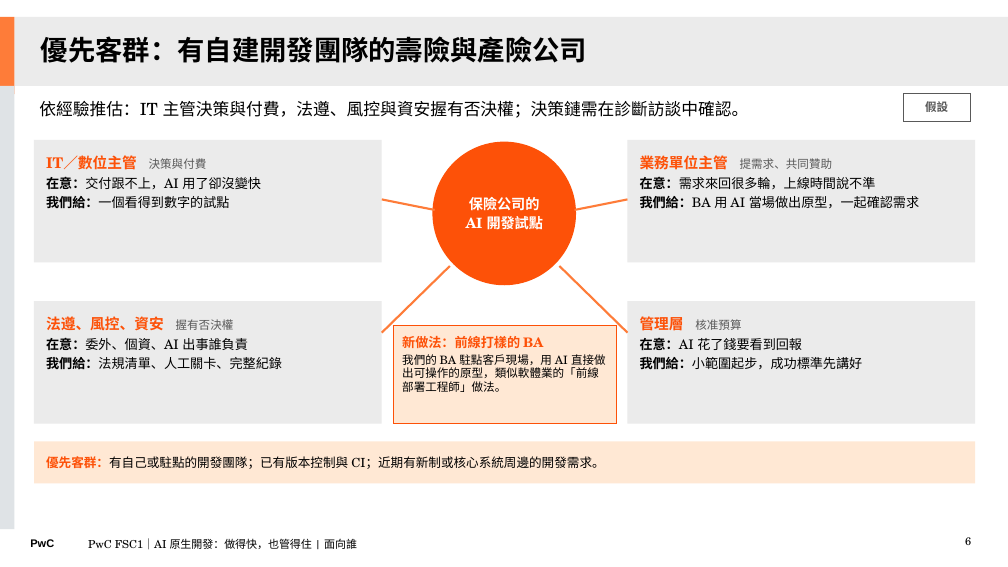
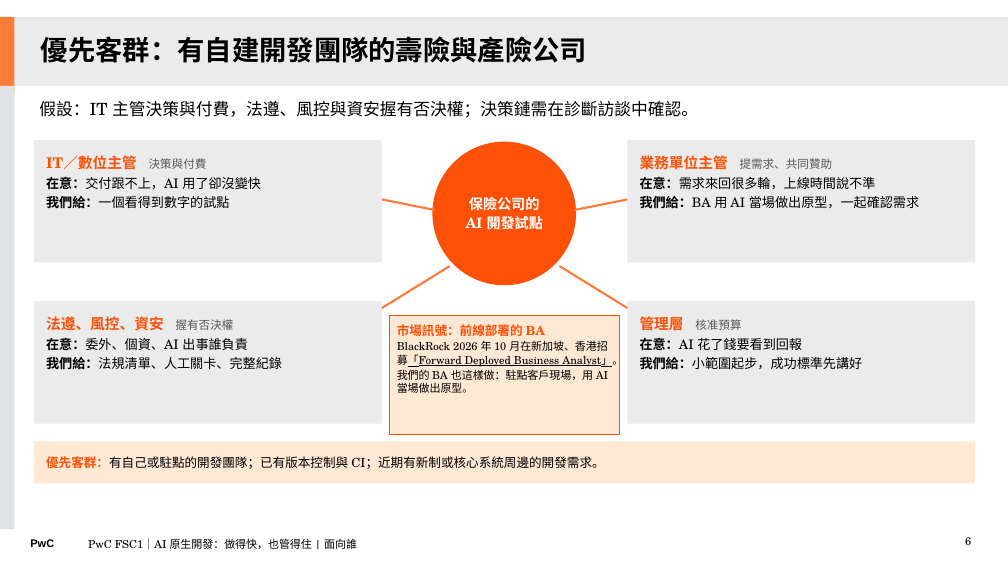
Before and after one commit to Robshao/PwC_FSC1, a slide deck: slide 6 of research/ai-native-sdlc/AI原生開發_做得快也管得住_合夥人審閱版.pptx. Drawn at 1008x567 pixels with LibreOffice and Linux fonts; fonts in the diff are those of the drawing. Boxes give left, top, right and bottom in pixels: in the first picture for what was removed or moved away, otherwise in the second. Text is boxed around its words. In the diff, an @@ line names an element or a change of style, - is before the commit and + after.

```diff
--- a/research/ai-native-sdlc/AI原生開發_做得快也管得住_合夥人審閱版.pptx
+++ b/research/ai-native-sdlc/AI原生開發_做得快也管得住_合夥人審閱版.pptx
@@ text at (39,101,698,118): text changed @@
-依經驗推估：IT 主管決策與付費，法遵、風控與資安握有否決權；決策鏈需在診斷訪談中確認。
+假設：IT 主管決策與付費，法遵、風控與資安握有否決權；決策鏈需在診斷訪談中確認。
@@ rectangle removed at (904,94,970,121) @@
-假設
@@ line moved from (382, 333) - (450, 266) to (382, 309) - (450, 266) @@
@@ line moved from (628, 333) - (560, 266) to (628, 309) - (560, 266) @@
@@ rectangle "市場訊號：前線部署的 BA": place and size @@
-rectangle "市場訊號：前線部署的 BA" at (393,326,616,424)
+rectangle "市場訊號：前線部署的 BA" at (389,315,620,435)
@@ text in rectangle at (397,324,623,393): text changed; size 11 to 10.5 pt @@
-新做法：前線打樣的 BA
-我們的 BA 駐點客戶現場，用 AI 直接做出可操作的原型，類似軟體業的「前線部署工程師」做法。
+市場訊號：前線部署的 BA
+BlackRock 2026 年 10 月在新加坡、香港招募「Forward Deployed Business Analyst」。
+我們的 BA 也這樣做：駐點客戶現場，用 AI 當場做出原型。
```
Also in this commit, not shown: 15 other slides changed, 2 slides added, 9 other files.
